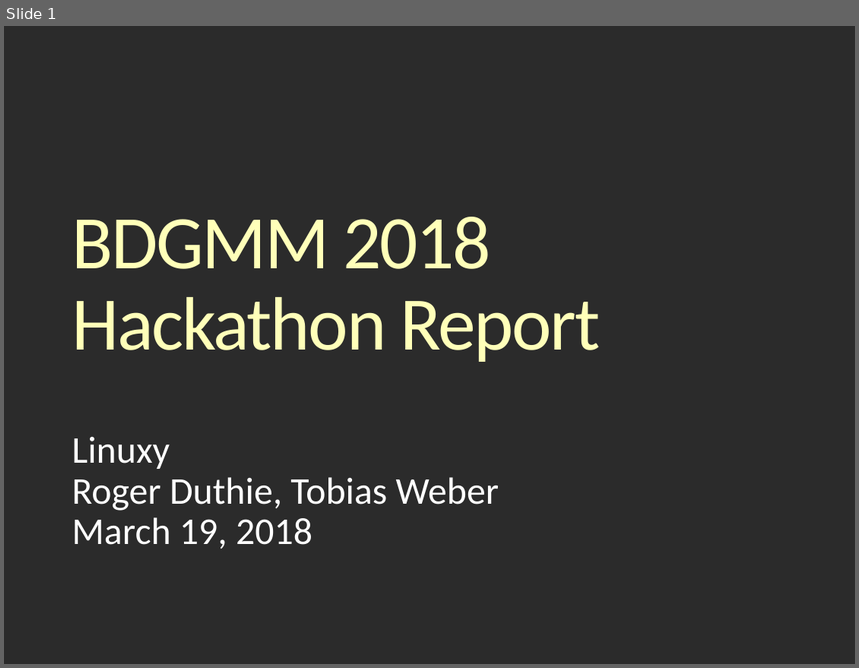
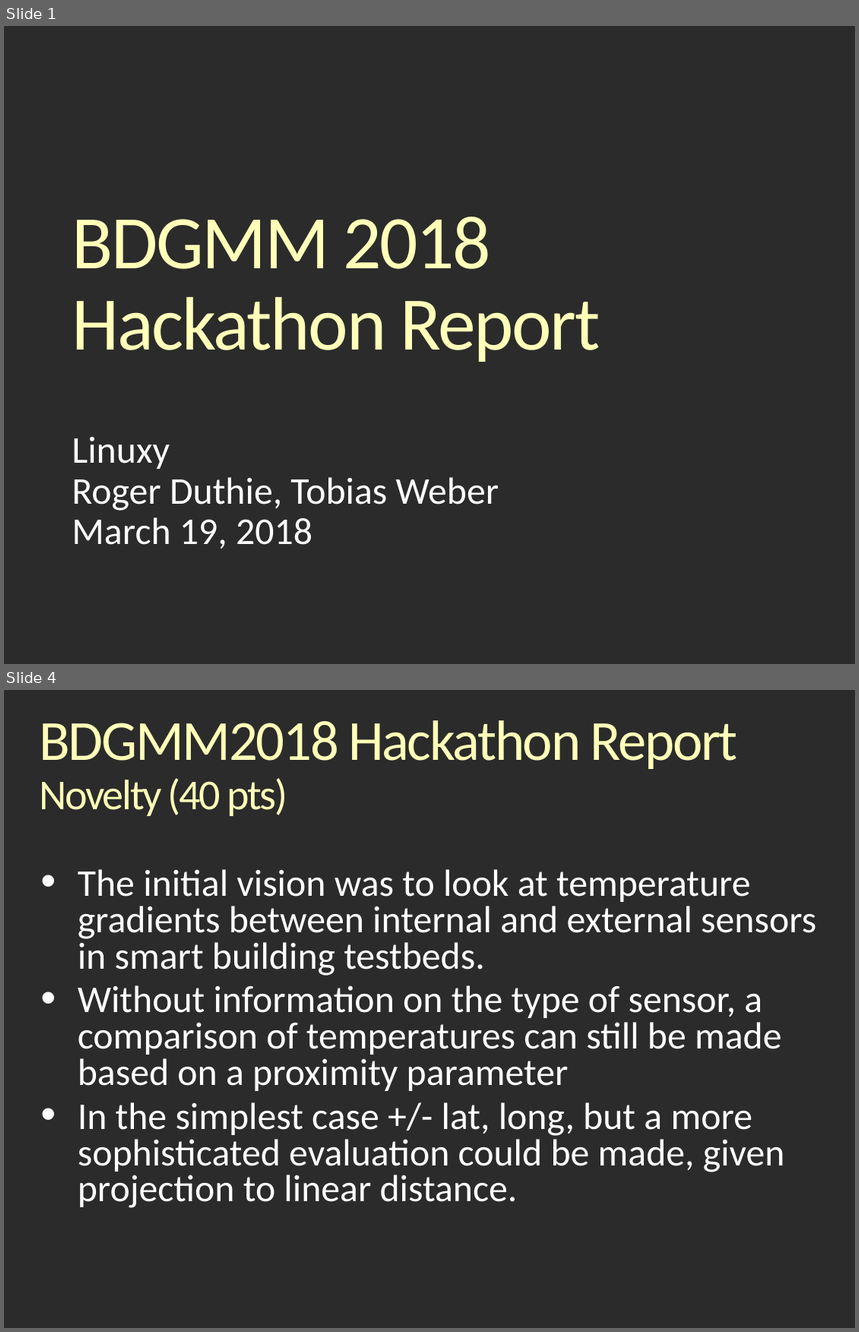
Before and after one commit to rjaduthie/bdgmm-hackathon-berlin-2018, a slide deck: BDMM18_Hackathonv_Report_Linuxy.odp. Shown one above the other, each under a label of ours: slide 1 before the commit, slides 1 and 4 after it; the slides between them are not shown. The pictures are 859x668 and 859x1332 pixels, drawn with LibreOffice and Linux fonts; fonts in the diff are those of the drawing; background and template pictures are left out; a plain dark background stands for a picture behind light text. Boxes give left, top, right and bottom in pixels: in the first picture for what was removed or moved away, otherwise in the second. Text is boxed around its words. In the diff, an @@ line names an element or a change of style, - is before the commit and + after.

```diff
--- a/BDMM18_Hackathonv_Report_Linuxy.odp
+++ b/BDMM18_Hackathonv_Report_Linuxy.odp
@@ slide 4 added at [4,690,855,1328], background picture (left out) @@
@@ title added at [40,720,738,816], 48 pt, text #FFFFB9 @@
+BDGMM2018 Hackathon Report
+Novelty (40 pts)
@@ text added at [78,869,816,1208], 32 pt, text #FFFFFF @@
+• The initial vision was to look at temperature gradients between internal and external sensors in smart building testbeds.
+• Without information on the type of sensor, a comparison of temperatures can still be made based on a proximity parameter
+• In the simplest case +/- lat, long, but a more sophisticated evaluation could be made, given projection to linear distance.
```
Also in this commit, not shown: 3 slides changed, 3 other slides added, 7 slides removed.
